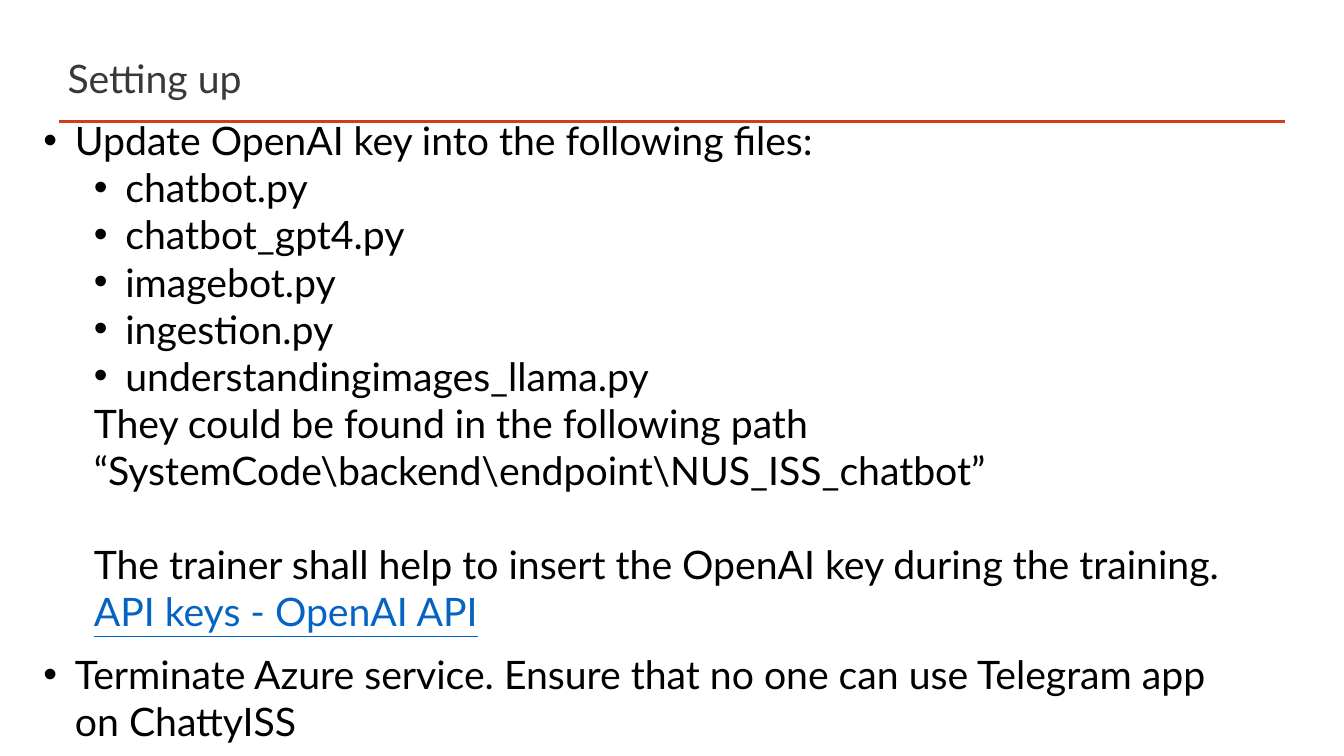
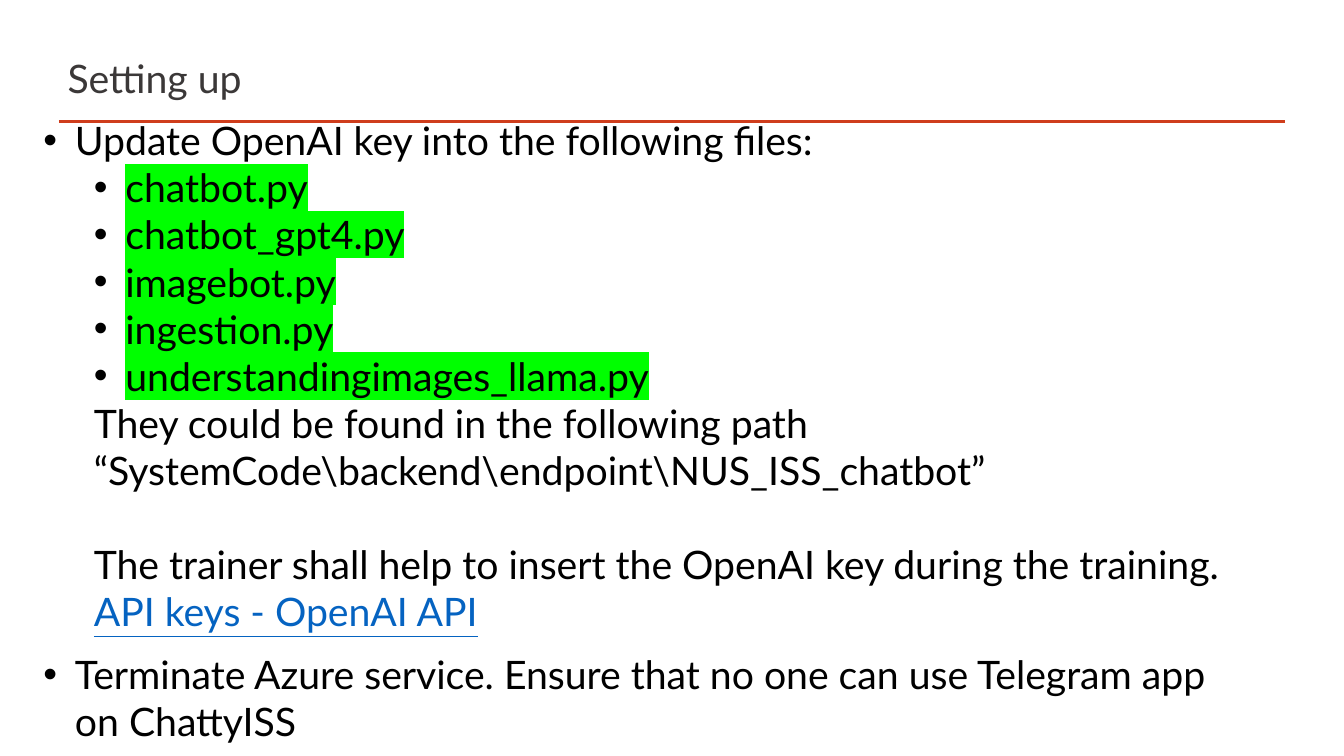
Before and after one commit to sink257/-IRS-PM-2023-03-04-ISY5001-GRP-Two.AI-ChattyISS, a slide deck: slide 5 of ProjectReport/02_DetailedInstallation/Setting up ChattyISS.pptx. Drawn at 1344x756 pixels with LibreOffice and Linux fonts; fonts in the diff are those of the drawing. Boxes give left, top, right and bottom in pixels: in the first picture for what was removed or moved away, otherwise in the second. Text is boxed around its words. In the diff, an @@ line names an element or a change of style, - is before the commit and + after.

```diff
--- a/ProjectReport/02_DetailedInstallation/Setting up ChattyISS.pptx
+++ b/ProjectReport/02_DetailedInstallation/Setting up ChattyISS.pptx
@@ text at <box>125,173,648,398</box>: highlight none to #00FF00 in "chatbot.py", "chatbot_gpt4.py", "imagebot.py", "ingestion.py" and 1 more places @@
```
Also in this commit, not shown: 1 other slide changed.
